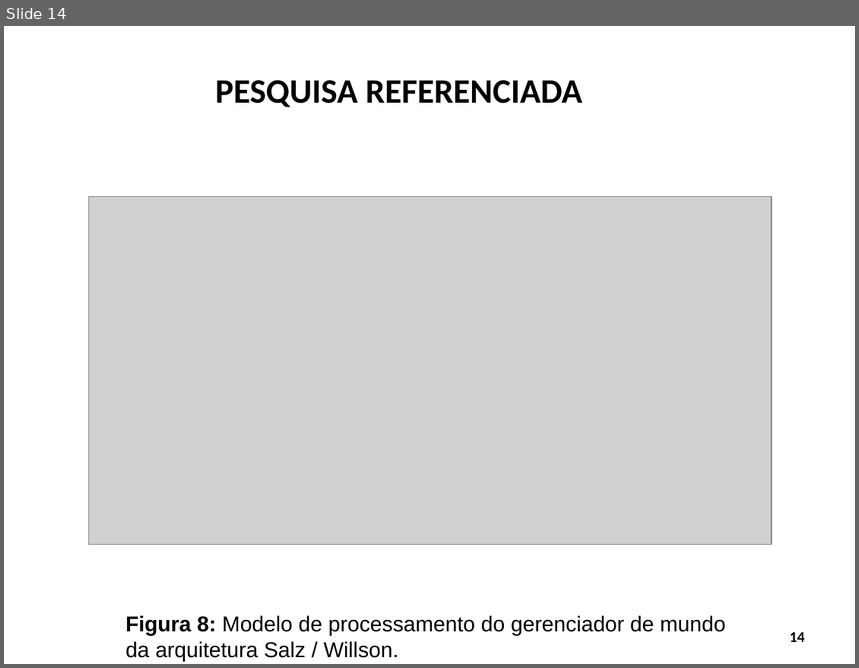
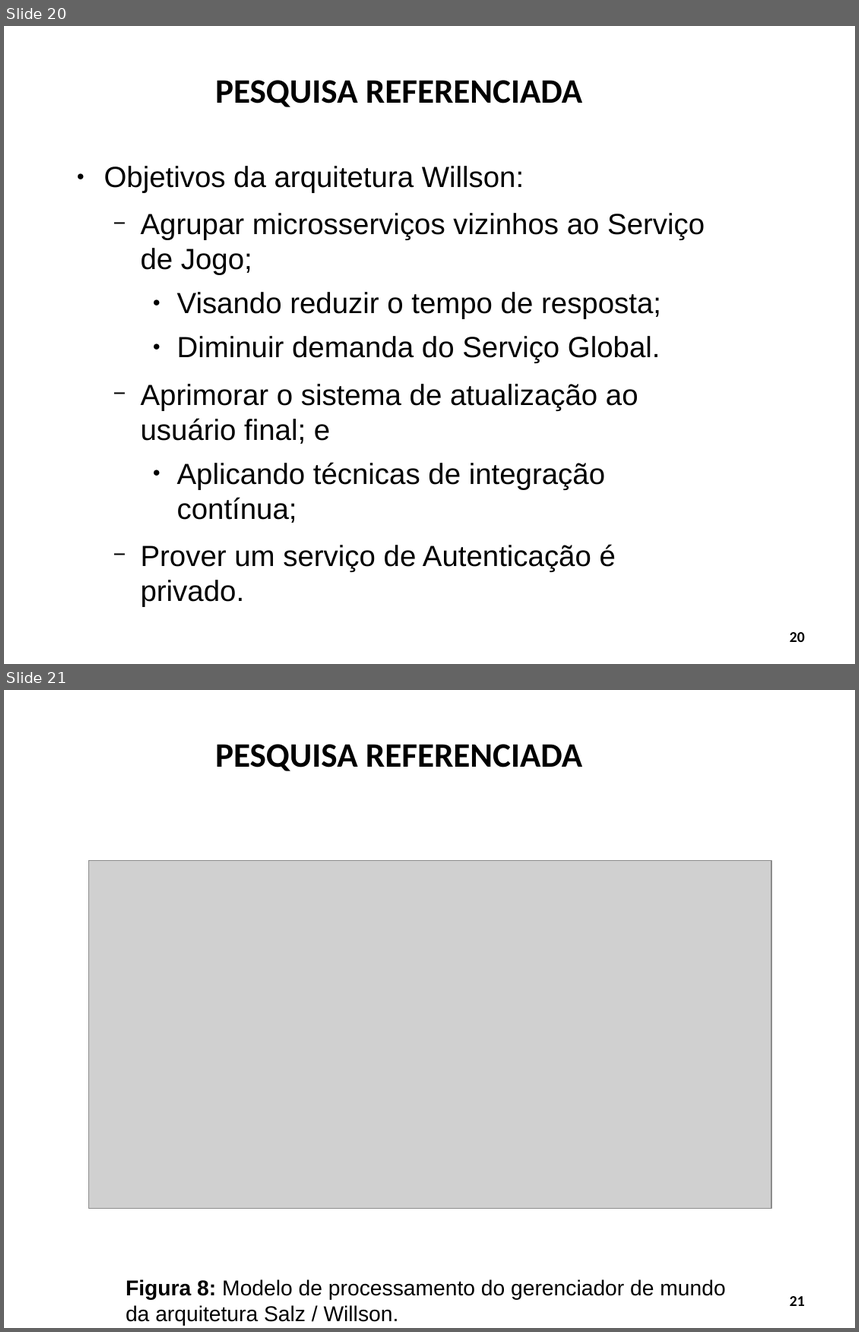
Before and after one commit to Schweigert/TCC, a slide deck: tcc/Apresentacao/apresentacao_tcc1.odp. Shown one above the other, each under a label of ours: slide 14 before the commit, slides 20 and 21 after it. The pictures are 859x668 and 859x1332 pixels, drawn with LibreOffice and Linux fonts; fonts in the diff are those of the drawing; grey boxes stand for pictures; background and template pictures are left out. Boxes give left, top, right and bottom in pixels: in the first picture for what was removed or moved away, otherwise in the second. Text is boxed around its words. In the diff, an @@ line names an element or a change of style, - is before the commit and + after.

```diff
--- a/tcc/Apresentacao/apresentacao_tcc1.odp
+++ b/tcc/Apresentacao/apresentacao_tcc1.odp
@@ slide 20 added at box(4, 26, 855, 664), background #FFFFFF @@
@@ title added at box(215, 80, 582, 107), 32 pt, text #000000, bold @@
+PESQUISA REFERENCIADA
@@ text added at box(104, 166, 705, 607), 27.2 pt, text #000000 @@
+● Objetivos da arquitetura Willson:
+  − Agrupar microsserviços vizinhos ao Serviço de Jogo;
+    ● Visando reduzir o tempo de resposta;
+    ● Diminuir demanda do Serviço Global.
+  − Aprimorar o sistema de atualização ao usuário final; e
+    ● Aplicando técnicas de integração contínua;
+  − Prover um serviço de Autenticação é privado.
@@ page number added at box(790, 632, 805, 642), 14 pt, text #000000, bold @@
+20
@@ what was slide 14 is now slide 21 @@
@@ page number at box(790, 1296, 805, 1306): text changed @@
-14
+21
```
Also in this commit, not shown: 10 slides changed, 6 other slides added.
